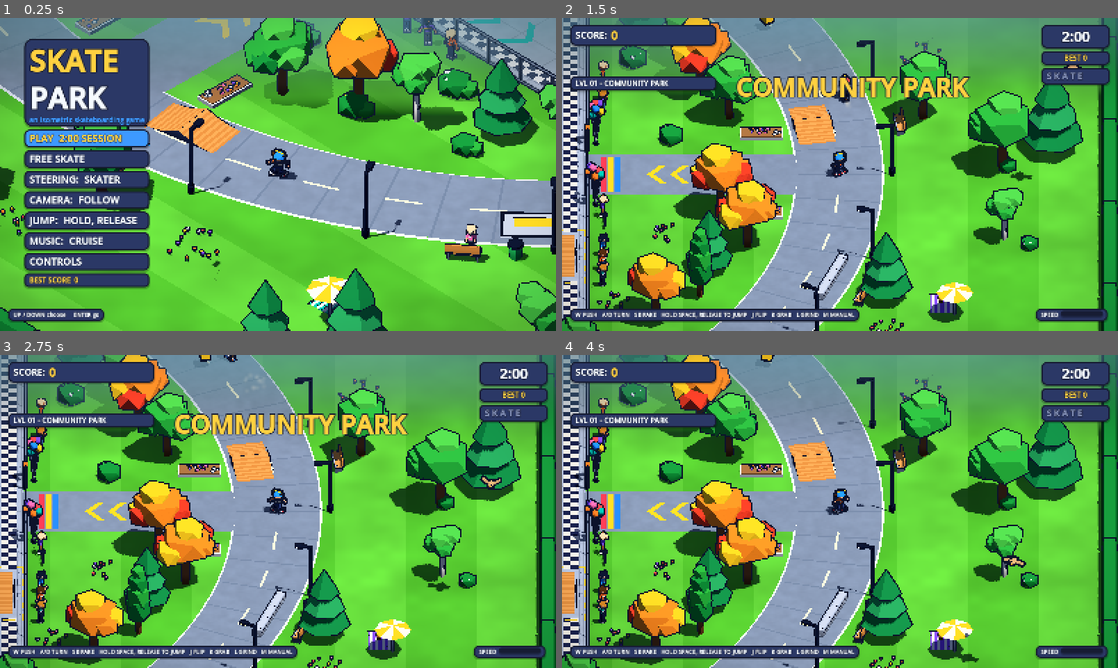
Above: before the commit, frames 1-4 (two rows, left to right).
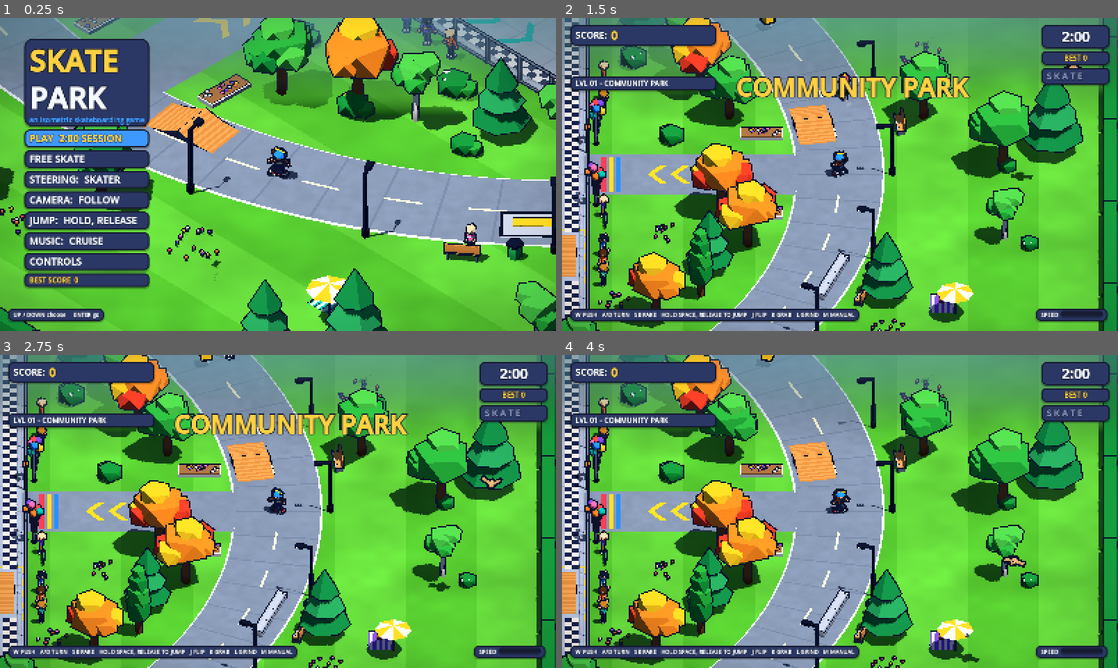
Above: after the commit, the same moments.

Repository: TinyBitAdventures/not-pro-skater
Game: Godot game, scene res://scenes/title.tscn
Same seed, same stepped clock (60 frames per second), same inputs: the game is played once before the commit and once after it.
Inputs (mouse positions are in pixels of both pictures, inside the frame that each line leads up to):
- Up to frame 1 (0.25 s): no input
- Up to frame 2 (1.5 s): tap Enter (ui_accept) at 0.5, 0.77, 1.07 s; move the mouse to (962, 158) at 0.52 s; hold D (move_right) 0.53-1.25 s; tap Q (cam_left) at 0.6 s; click (962, 158) at 0.67 s; tap A (move_left) at 1.25 s; drag from (728, 190) to (812, 237) at 1.27 s
- Up to frame 3 (2.75 s): tap A (move_left) at 2 s; move the mouse to (333, 442) at 2.02 s; hold D (move_right) from 2.03 s (still down); tap J (flip) at 2.1 s
- Up to frame 4 (4 s): release D (move_right) at 2.75 s; tap A (move_left) at 2.75, 3.5 s; drag from (812, 574) to (673, 464) at 2.77 s; move the mouse to (1006, 558) at 3.52 s; hold A (move_left) from 3.53 s (still down); tap L (grind) at 3.6 s; tap Enter (ui_accept) at 3.77 s

The runs differ from the first frame. In frame 1, 3.8% of the frame differs, in the area x 0-100%, y 0-100%; in frame 2, 4.5%; in frame 3, 3.9%; in frame 4, 4.0%.

Commit message:
👌 IMPROVE: Jolt physics (for ragdolls), with the board held to curving transitions so riding is unchanged

Diff:
--- a/game/project.godot
+++ b/game/project.godot
@@ -39,6 +39,8 @@
 
 [physics]
 
+3d/physics_engine="Jolt Physics"
+
 common/physics_ticks_per_second=120
 common/max_physics_steps_per_frame=8
 
--- a/game/scripts/skater/skater.gd
+++ b/game/scripts/skater/skater.gd
@@ -534,10 +534,39 @@
 		else:
 			velocity = Vector3.ZERO
 		_update_board_n(dt)
+	elif _stick_to_ground(v_want):
+		_update_board_n(dt)
 	else:
 		_enter_air()
 		_maybe_vert(false)
 	_check_wall_crash(vel_before)
+
+
+## The physics engine can briefly lose floor contact on a curved transition (Jolt does, every other tick, and
+## lets go of steep faces early). If the surface is still right under the board, curving up ahead, and the
+## board is not moving away from it, stay on it: snap down, take its normal, keep the speed along it.
+func _stick_to_ground(v_want: Vector3) -> bool:
+	var n: Vector3 = floor_n
+	if v_want.dot(n) > 2.0:
+		return false
+	var c: Vector3 = _board_centre(n)
+	var hit: Dictionary = _ray(c + n * 0.3, c - n * (tune.floor_snap + 0.05))
+	if hit.is_empty():
+		return false
+	var hn: Vector3 = hit["normal"]
+	if hn.angle_to(n) > 0.6:
+		return false
+	# only through a surface that curves UP ahead (a transition), never over a crest or an edge that falls
+	# away (kicker lips, stair tops, pyramid edges: those launch you)
+	var vdir: Vector3 = v_want.normalized() if v_want.length() > 0.1 else hdg
+	if hn.dot(vdir) > n.dot(vdir) + 0.01:
+		return false
+	global_position += (hit["position"] as Vector3) - c
+	floor_n = hn
+	var tangent: Vector3 = v_want - hn * v_want.dot(hn)
+	velocity = tangent.normalized() * v_want.length() if tangent.length_squared() > 0.0001 else Vector3.ZERO
+	_coyote = tune.coyote
+	return true
 
 
 ## The surface normal straight under the board centre, cast along the current board normal `up`.
